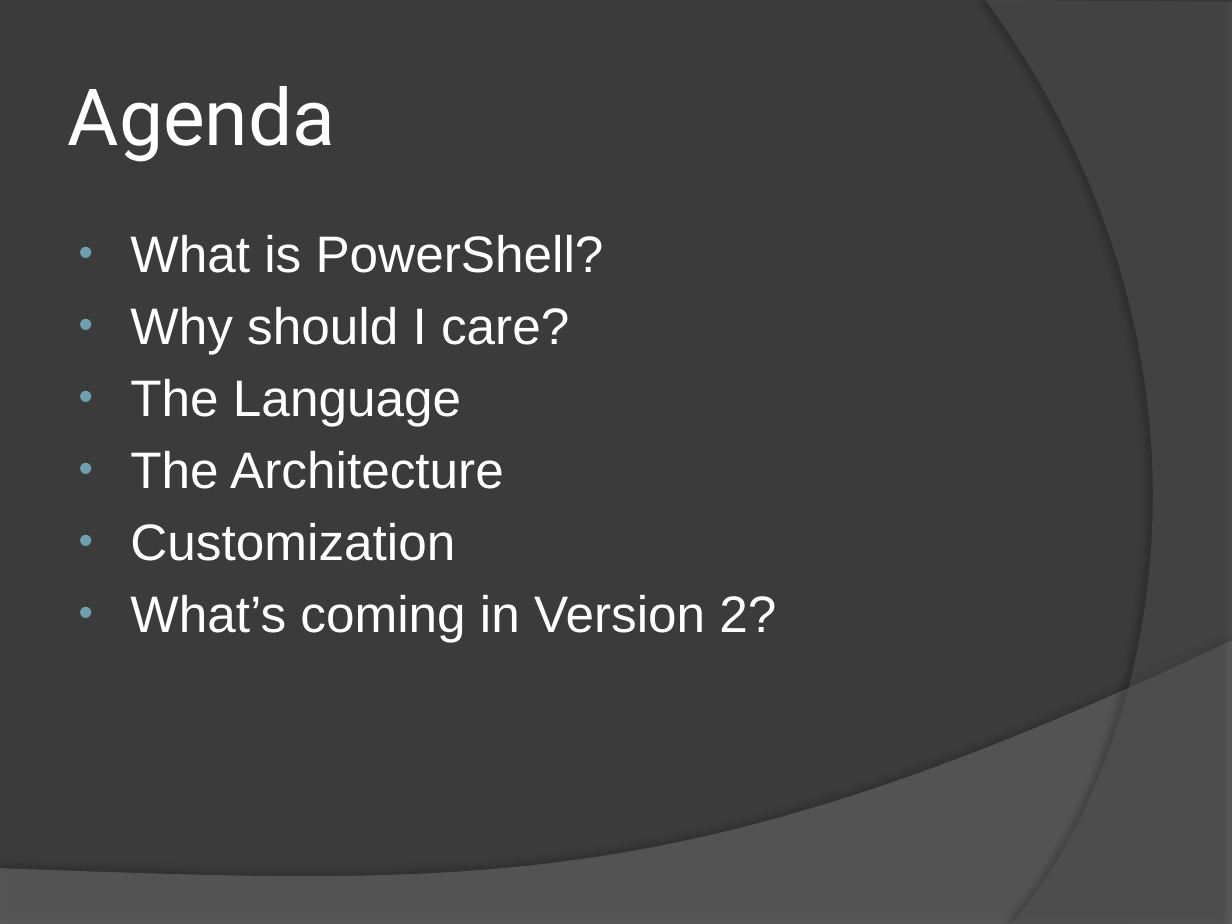
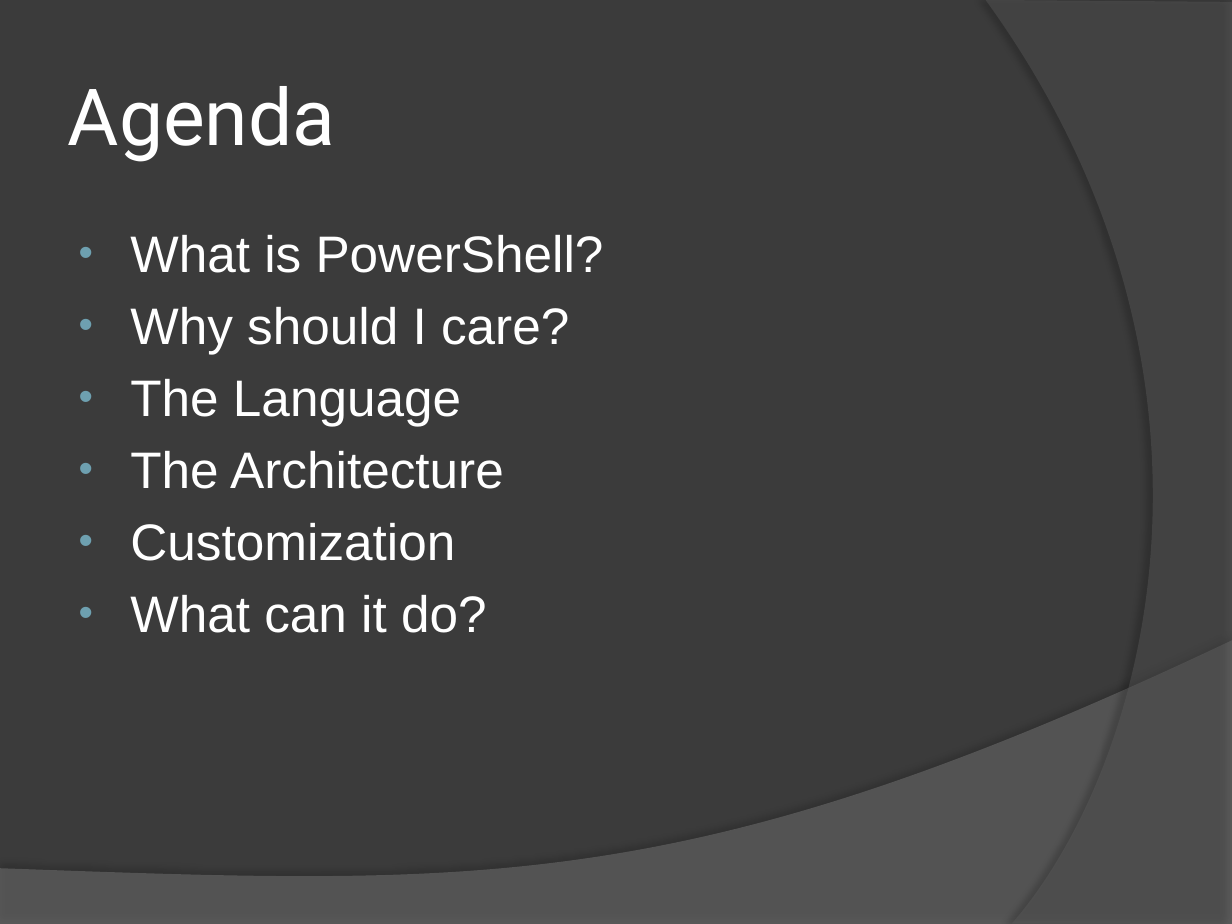
Before and after one commit to drmohundro/presentations, a slide deck: slide 2 of the-power-of-powershell/presentation.pptx. Drawn at 1232x924 pixels with LibreOffice and Linux fonts; fonts in the diff are those of the drawing; background and template pictures are left out. Boxes give left, top, right and bottom in pixels: in the first picture for what was removed or moved away, otherwise in the second. Text is boxed around its words. In the diff, an @@ line names an element or a change of style, - is before the commit and + after.

```diff
--- a/the-power-of-powershell/presentation.pptx
+++ b/the-power-of-powershell/presentation.pptx
@@ text at bbox=[130, 595, 487, 633]: text changed @@
-• What’s coming in Version 2?
+• What can it do?
```
Also in this commit, not shown: 7 other slides changed, 1 slide added.
